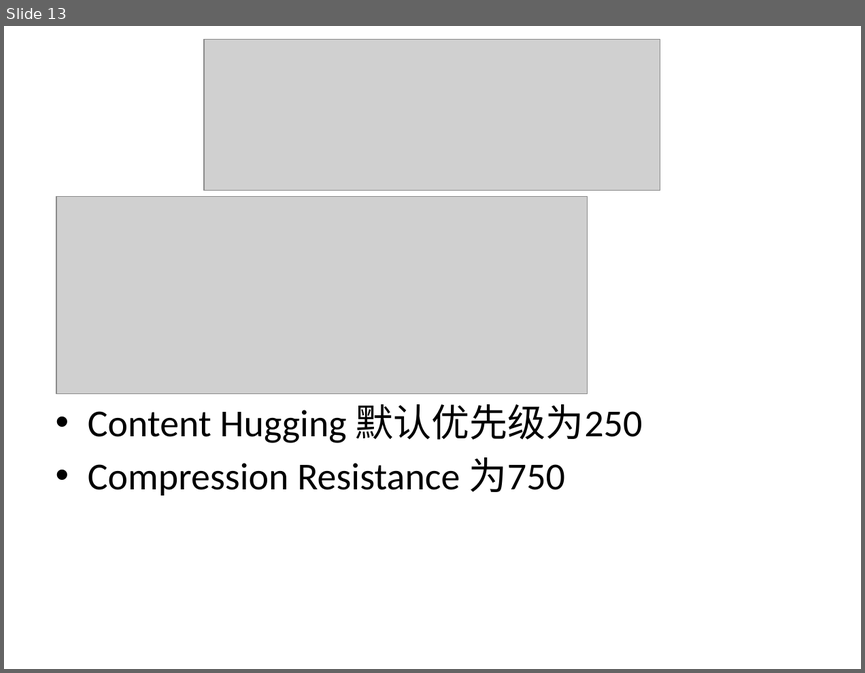
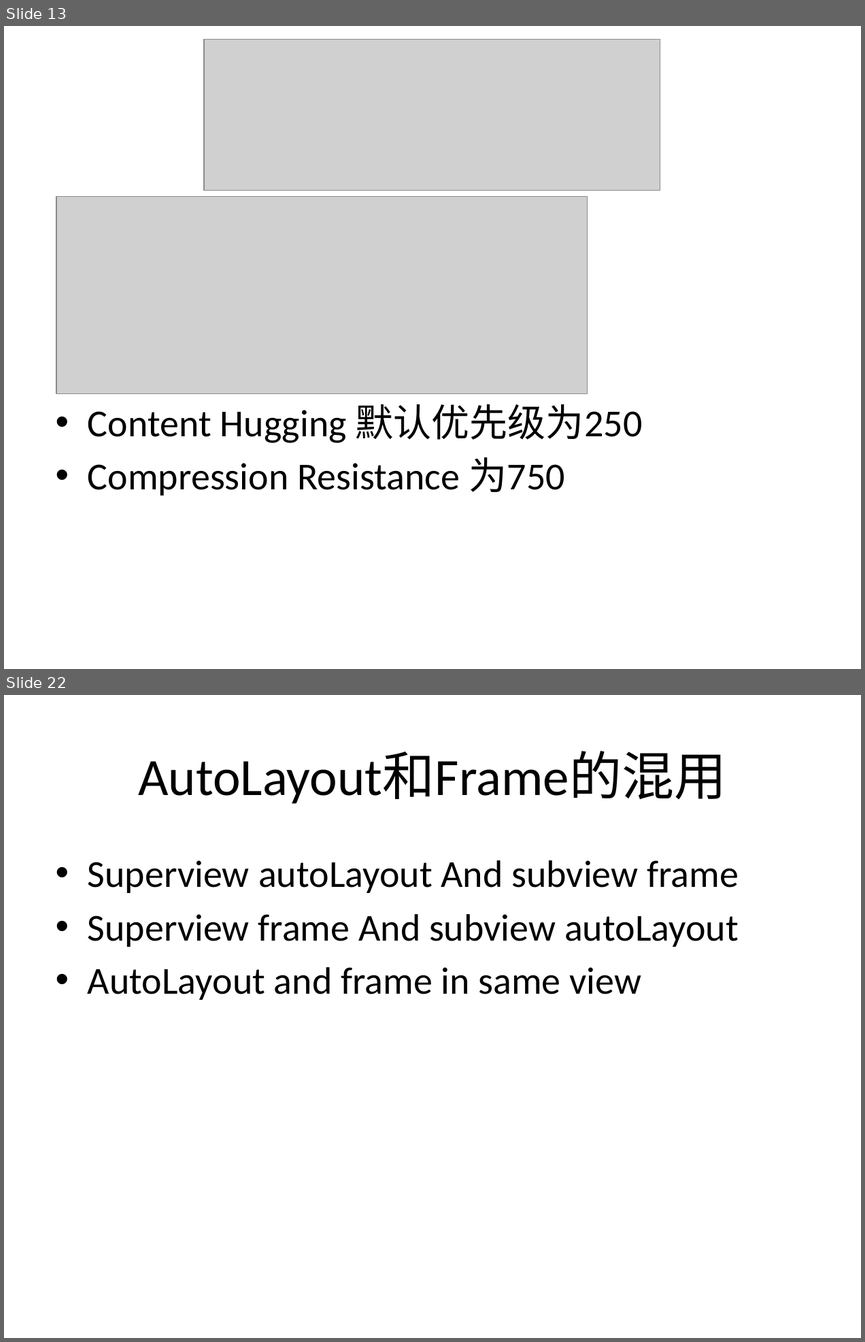
Before and after one commit to diaglamp/AutoLayoutDemo, a slide deck: AutoLayout.pptx. Shown one above the other, each under a label of ours: slide 13 before the commit, slides 13 and 22 after it; the slides between them are not shown. The pictures are 865x673 and 865x1342 pixels, drawn with LibreOffice and Linux fonts; fonts in the diff are those of the drawing; grey boxes stand for pictures. Boxes give left, top, right and bottom in pixels: in the first picture for what was removed or moved away, otherwise in the second. Text is boxed around its words. In the diff, an @@ line names an element or a change of style, - is before the commit and + after.

```diff
--- a/AutoLayout.pptx
+++ b/AutoLayout.pptx
@@ slide 22 added at (4,695,861,1338), background #FFFFFF @@
@@ title added at (138,751,726,804), 44 pt, text #000000 @@
+AutoLayout和Frame的混用
@@ text added at (88,860,738,1000), 32 pt, text #000000 @@
+• Superview autoLayout And subview frame
+• Superview frame And subview autoLayout
+• AutoLayout and frame in same view
```
Also in this commit, not shown: 8 other slides added.
